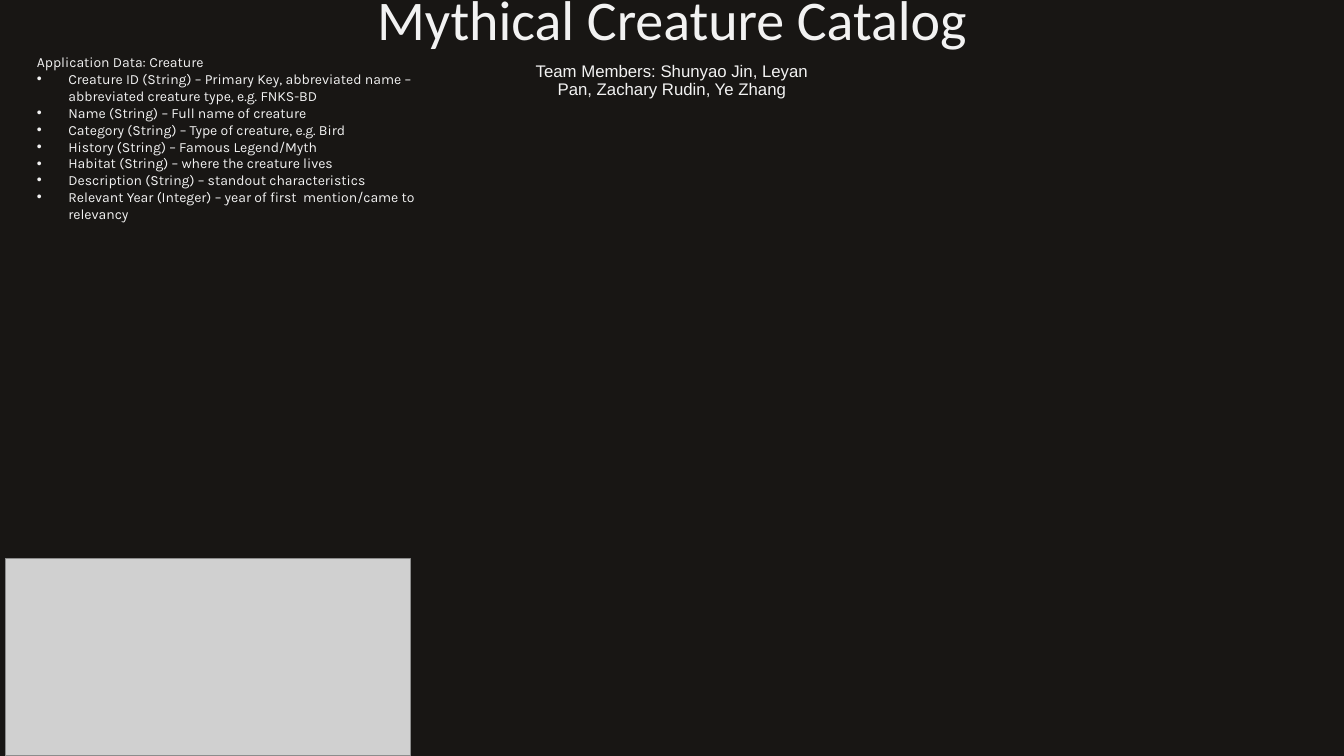
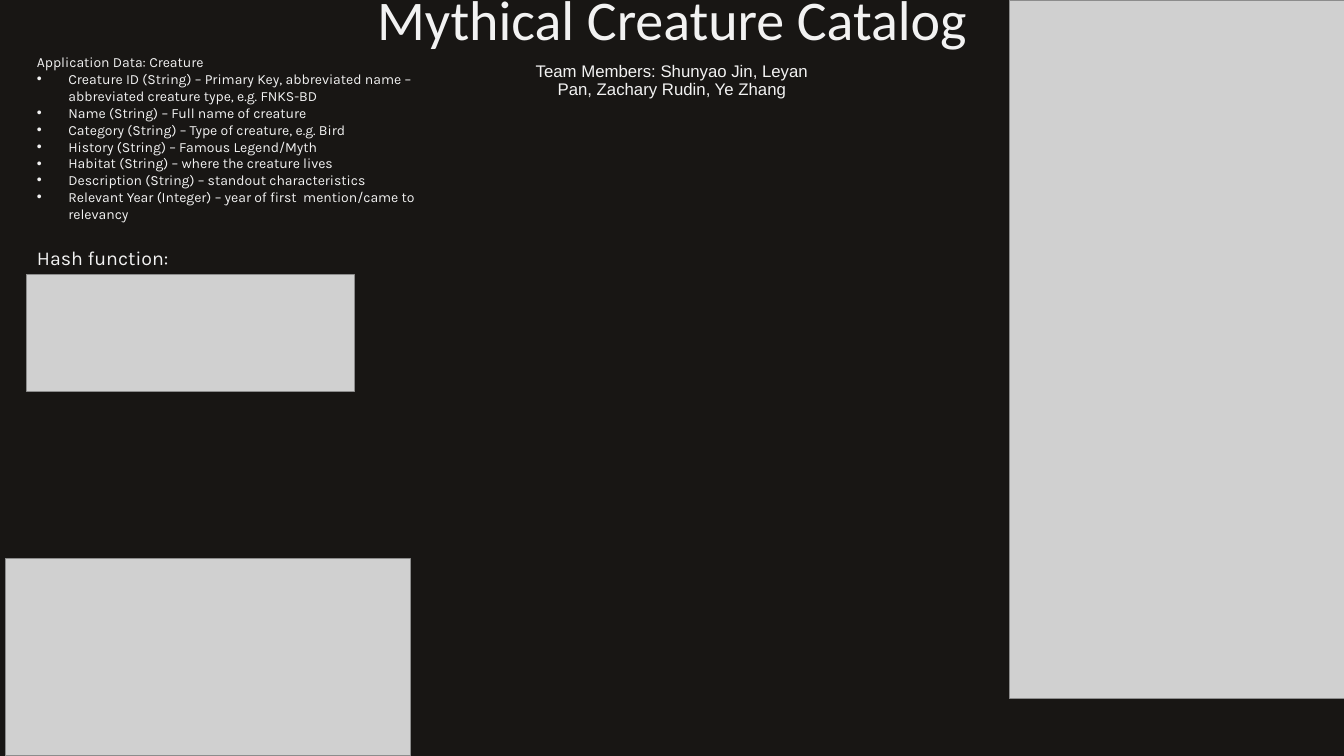
Before and after one commit to Wateryclone/Mythical-Creature-Catalouge, a slide deck: slide 1 of Mythical Creature Catalog.pptx. Drawn at 1344x756 pixels with LibreOffice and Linux fonts; fonts in the diff are those of the drawing; grey boxes stand for pictures. Boxes give left, top, right and bottom in pixels: in the first picture for what was removed or moved away, otherwise in the second. Text is boxed around its words. In the diff, an @@ line names an element or a change of style, - is before the commit and + after.

Commit message:
updated the presentation

```diff
--- a/Mythical Creature Catalog.pptx
+++ b/Mythical Creature Catalog.pptx
@@ picture added at <box>1010,0,1344,699</box> @@
@@ text added at <box>37,251,169,266</box>, 14 pt, text #F2F2F2 @@
+Hash function:
@@ picture added at <box>27,274,355,391</box> @@
```
